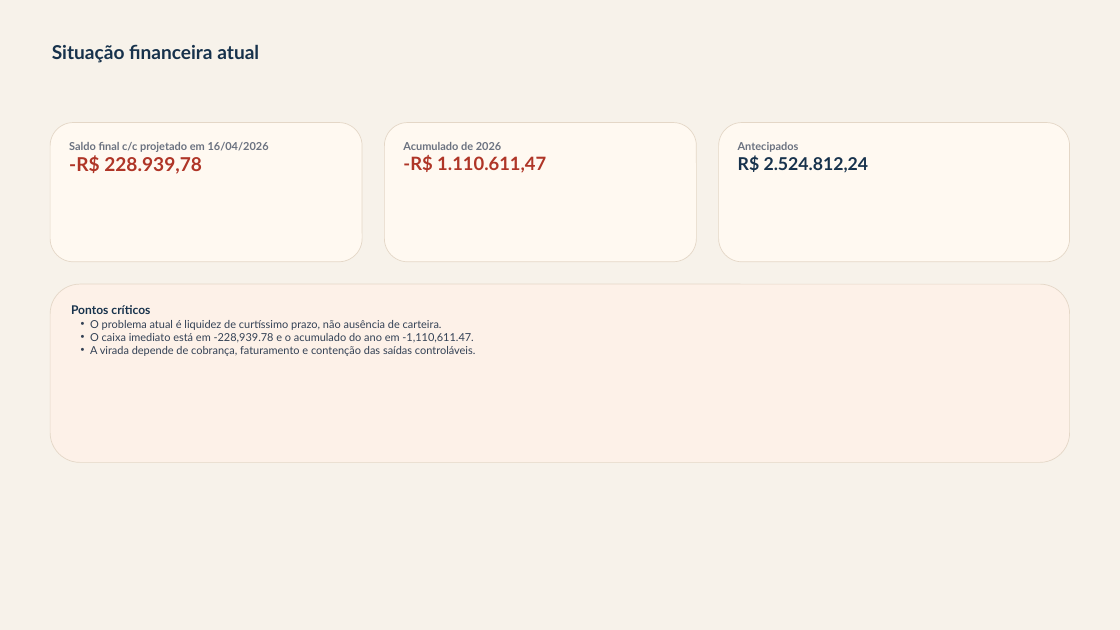
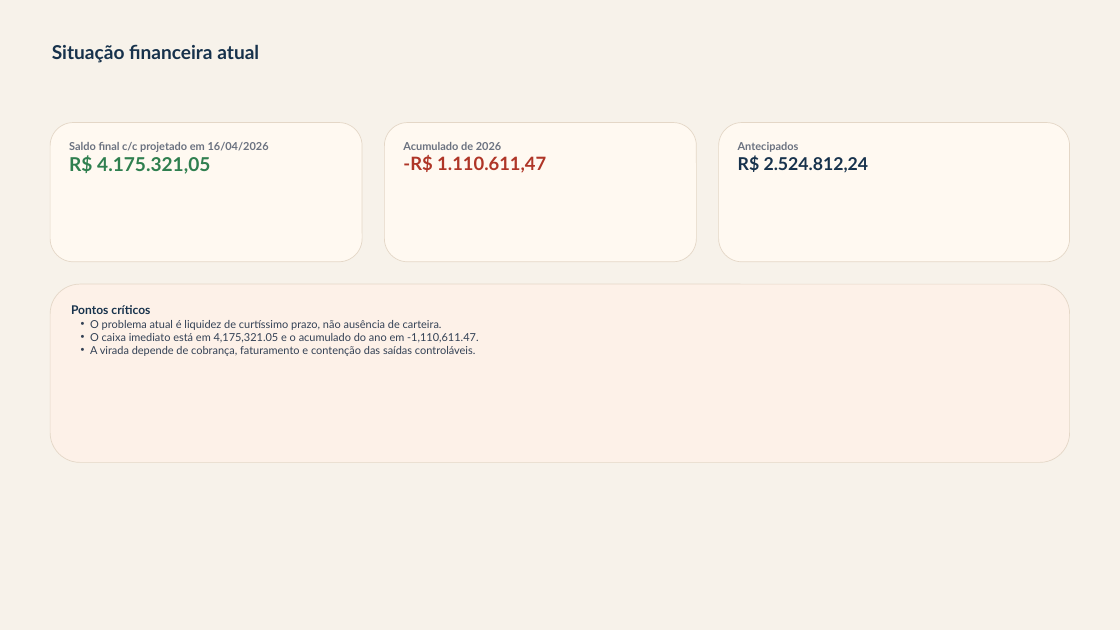
Before and after one commit to LUTTICOLAUTTO/board-financeiro, a slide deck: slide 2 of Board_Integrado_Auto.pptx. Drawn at 1120x630 pixels with LibreOffice and Linux fonts; fonts in the diff are those of the drawing. Boxes give left, top, right and bottom in pixels: in the first picture for what was removed or moved away, otherwise in the second. Text is boxed around its words. In the diff, an @@ line names an element or a change of style, - is before the commit and + after.

```diff
--- a/Board_Integrado_Auto.pptx
+++ b/Board_Integrado_Auto.pptx
@@ text in rounded rectangle at [69, 155, 210, 174]: text changed; text colour #AF3527 to #2F7F4F @@
--R$ 228.939,78
+R$ 4.175.321,05
@@ text in rounded rectangle at [90, 333, 478, 342]: text changed @@
-• O caixa imediato está em -228,939.78 e o acumulado do ano em -1,110,611.47.
+• O caixa imediato está em 4,175,321.05 e o acumulado do ano em -1,110,611.47.
```
Also in this commit, not shown: 2 other slides changed, 3 other files.
